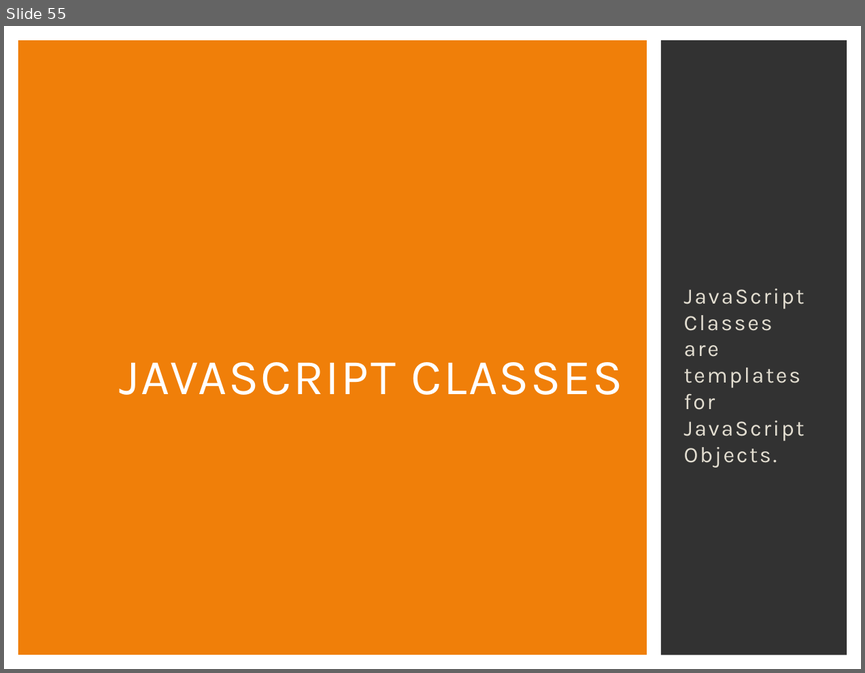
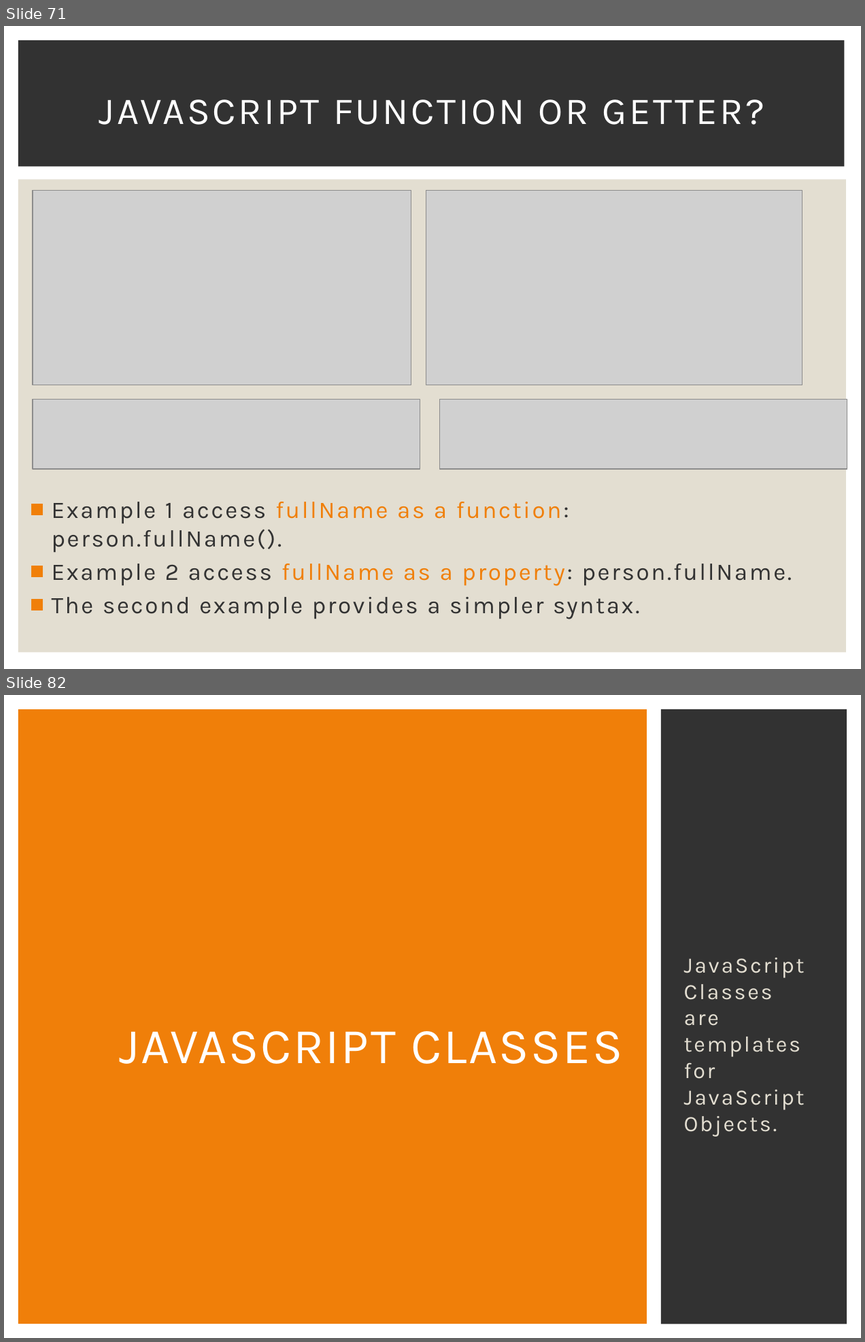
Before and after one commit to Karamihova/Fundamentals-JS, a slide deck: Programming Prep.pptx. Shown one above the other, each under a label of ours: slide 55 before the commit, slides 71 and 82 after it; the slides between them are not shown. The pictures are 865x673 and 865x1342 pixels, drawn with LibreOffice and Linux fonts; fonts in the diff are those of the drawing; grey boxes stand for pictures. Boxes give left, top, right and bottom in pixels: in the first picture for what was removed or moved away, otherwise in the second. Text is boxed around its words. In the diff, an @@ line names an element or a change of style, - is before the commit and + after.

```diff
--- a/Programming Prep.pptx
+++ b/Programming Prep.pptx
@@ slide 71 added at [4, 26, 861, 669], background #FFFFFF @@
@@ rectangle added at [18, 40, 844, 167], fill #323232 @@
@@ title added at [99, 99, 764, 125], 32 pt, text #FFFFFF @@
+JAVASCRIPT FUNCTION OR GETTER?
@@ rectangle added at [18, 180, 847, 652], fill #E3DED1 @@
@@ picture added at [33, 191, 411, 385] @@
@@ picture added at [426, 191, 802, 385] @@
@@ picture added at [33, 399, 419, 468] @@
@@ picture added at [439, 399, 847, 468] @@
@@ text added at [52, 501, 792, 619], 20 pt, text #323232 @@
+■ Example 1 access fullName as a function: person.fullName().
+■ Example 2 access fullName as a property: person.fullName.
+■ The second example provides a simpler syntax.
@@ what was slide 55 is now slide 82 @@
```
Also in this commit, not shown: 1 slide changed, 26 other slides added.
